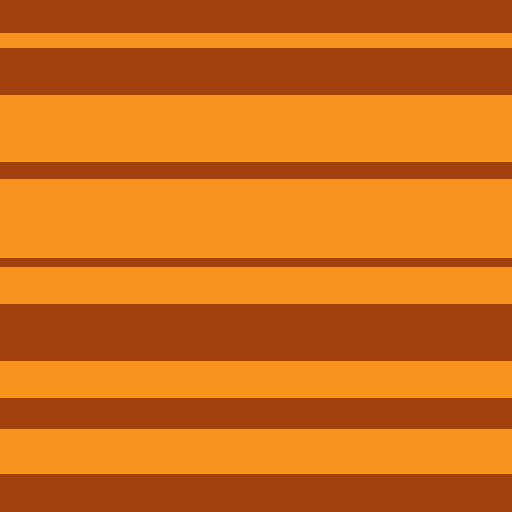
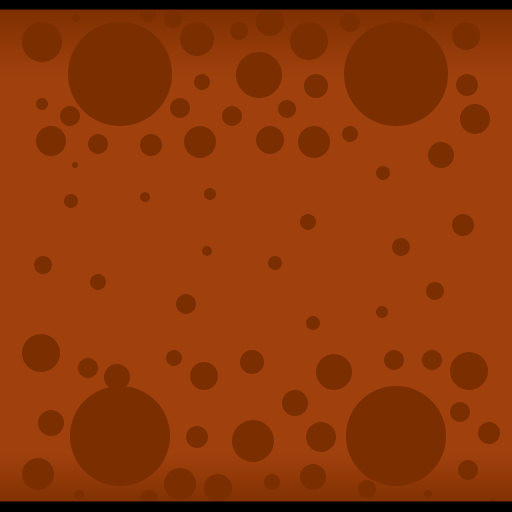
Before/after of a 512×512 layered artwork. What changed in the layer stack:
added layer "Layer 1" above "Shape 5" over 0, 0, 512, 512
added layer "Shape 7" above "Shape 6" over 22, 6, 500, 508
added layer "Shape 6" above "Shape 4" over 184, 52, 282, 462
added layer "Shape 4" above "Background" over 68, 22, 448, 486
added layer "Background" over 0, 0, 512, 512
